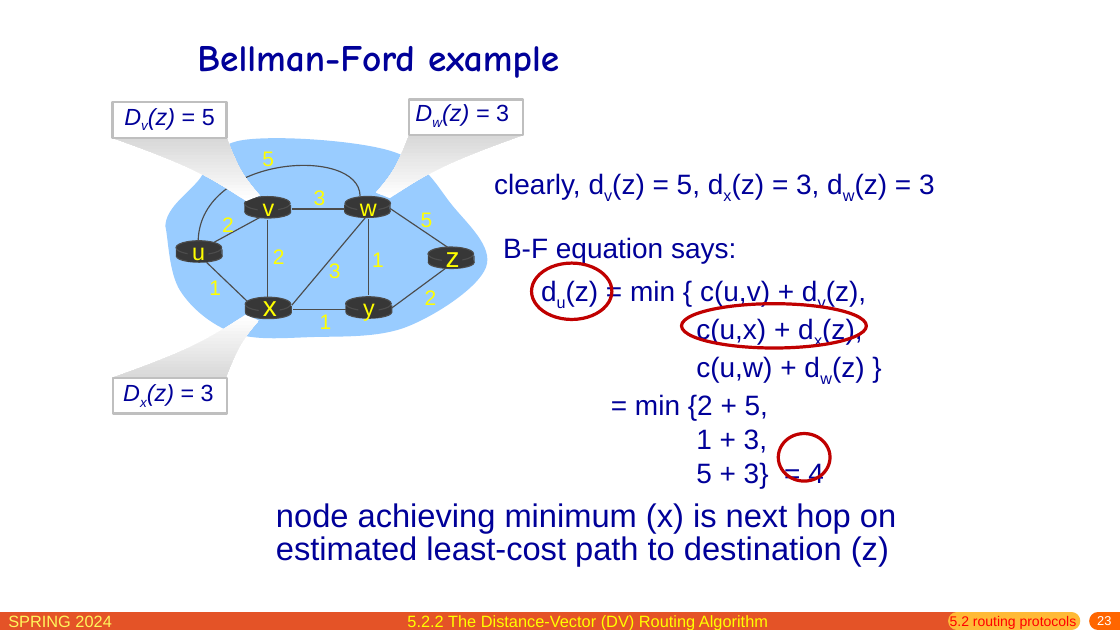
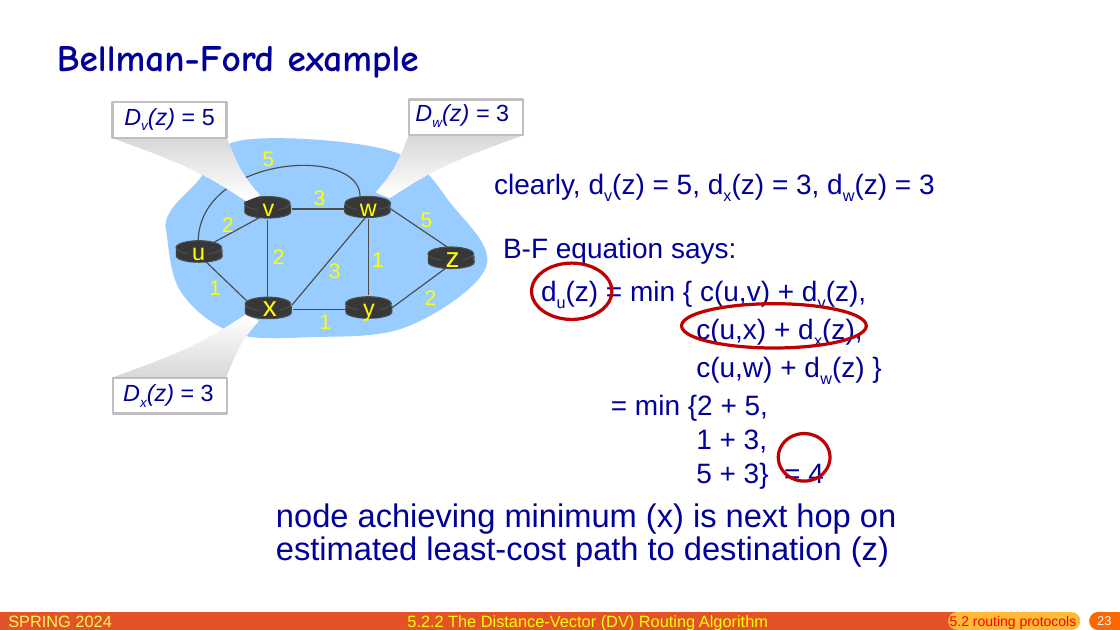
Before and after one commit to network-whu/slides, a slide deck: slide 23 of pptx/chapter5.pptx. Drawn at 1120x630 pixels with LibreOffice and Linux fonts; fonts in the diff are those of the drawing. Boxes give left, top, right and bottom in pixels: in the first picture for what was removed or moved away, otherwise in the second. Text is boxed around its words. In the diff, an @@ line names an element or a change of style, - is before the commit and + after.

```diff
--- a/pptx/chapter5.pptx
+++ b/pptx/chapter5.pptx
@@ title "Bellman-Ford example": place and size @@
-title "Bellman-Ford example" at box(197, 46, 559, 78)
+title "Bellman-Ford example" at box(57, 46, 419, 78)
```
Also in this commit, not shown: 8 other slides changed, 1 slide removed.
